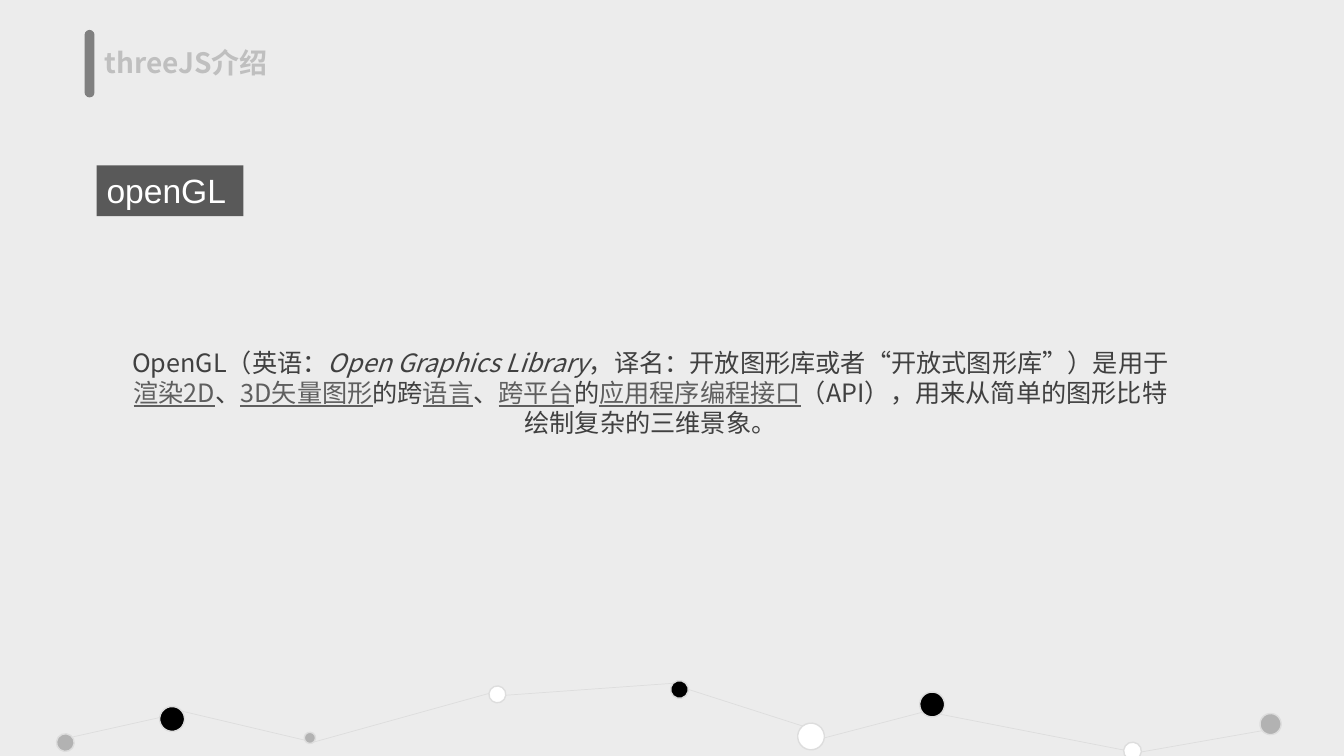
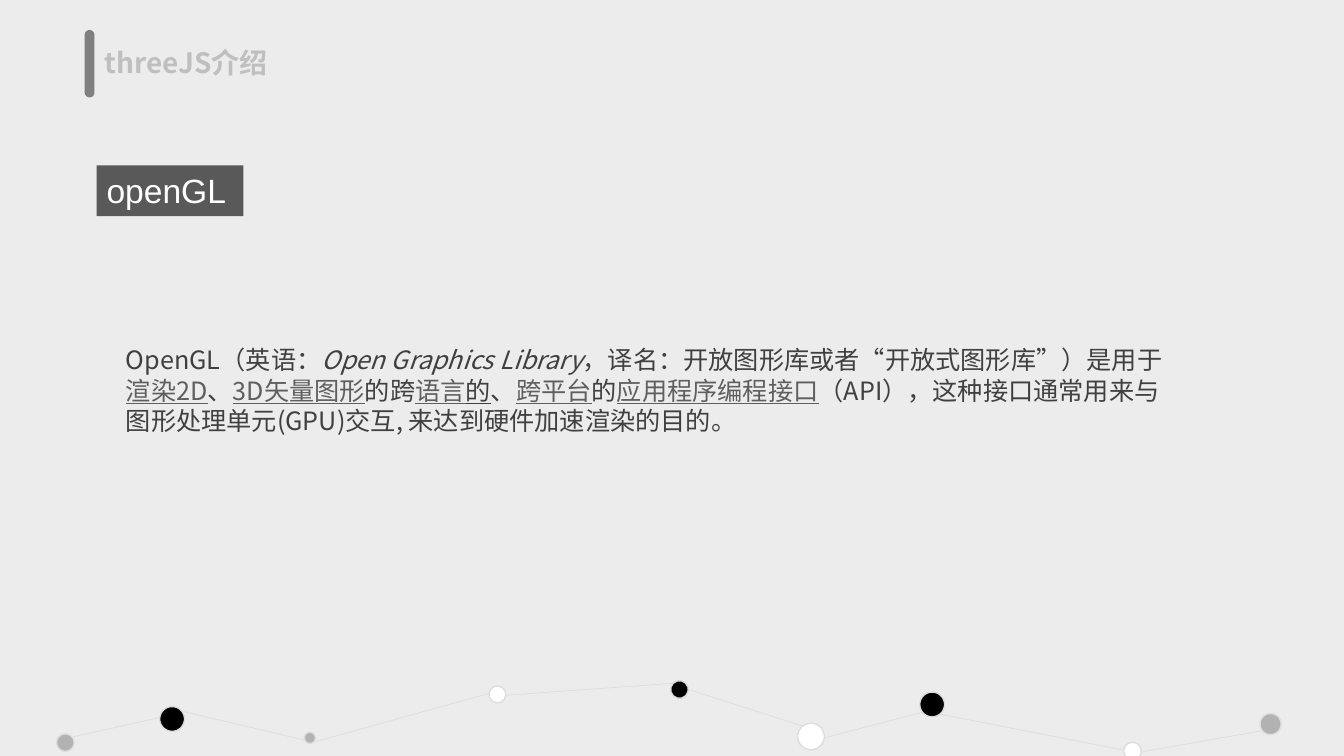
Before and after one commit to tanshaobo/threejs-test, a slide deck: slide 4 of threeJS.pptx. Drawn at 1344x756 pixels with LibreOffice and Linux fonts; fonts in the diff are those of the drawing. Boxes give left, top, right and bottom in pixels: in the first picture for what was removed or moved away, otherwise in the second. Text is boxed around its words. In the diff, an @@ line names an element or a change of style, - is before the commit and + after.

```diff
--- a/threeJS.pptx
+++ b/threeJS.pptx
@@ text at <box>126,347,1163,435</box>: text changed @@
-OpenGL（英语：Open Graphics Library，译名：开放图形库或者“开放式图形库”）是用于渲染2D、3D矢量图形的跨语言、跨平台的应用程序编程接口（API），用来从简单的图形比特绘制复杂的三维景象。
+OpenGL（英语：Open Graphics Library，译名：开放图形库或者“开放式图形库”）是用于渲染2D、3D矢量图形的跨语言的、跨平台的应用程序编程接口（API），这种接口通常用来与图形处理单元(GPU)交互, 来达到硬件加速渲染的目的。
```
Also in this commit, not shown: 7 other slides changed, 4 other files.
